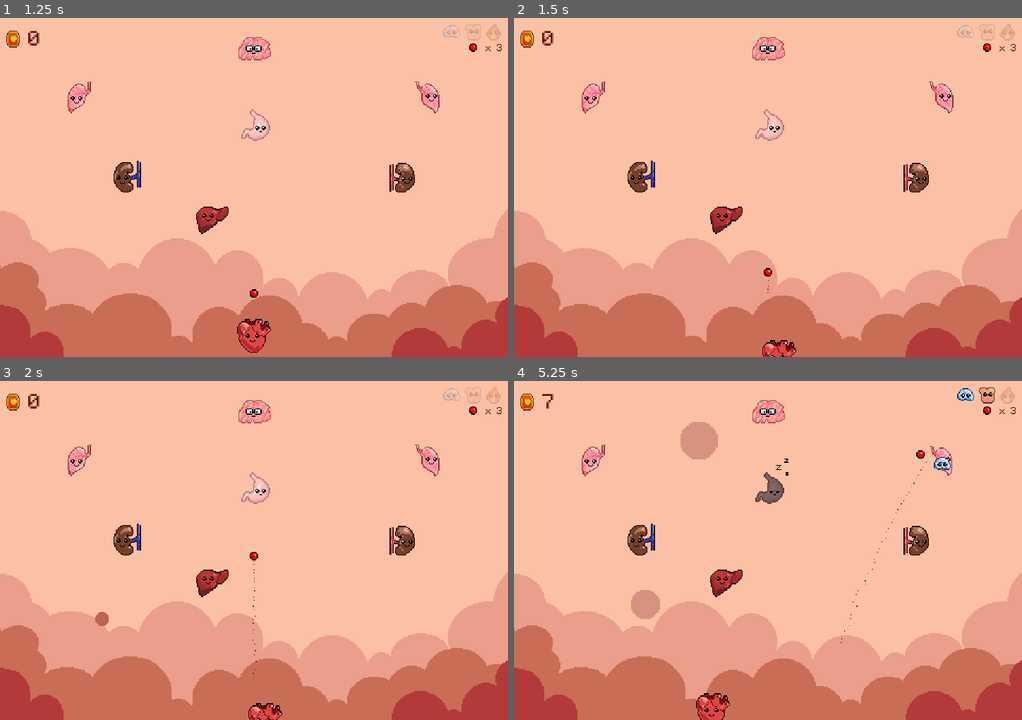
Above: before the commit, frames 1-4 (two rows, left to right).
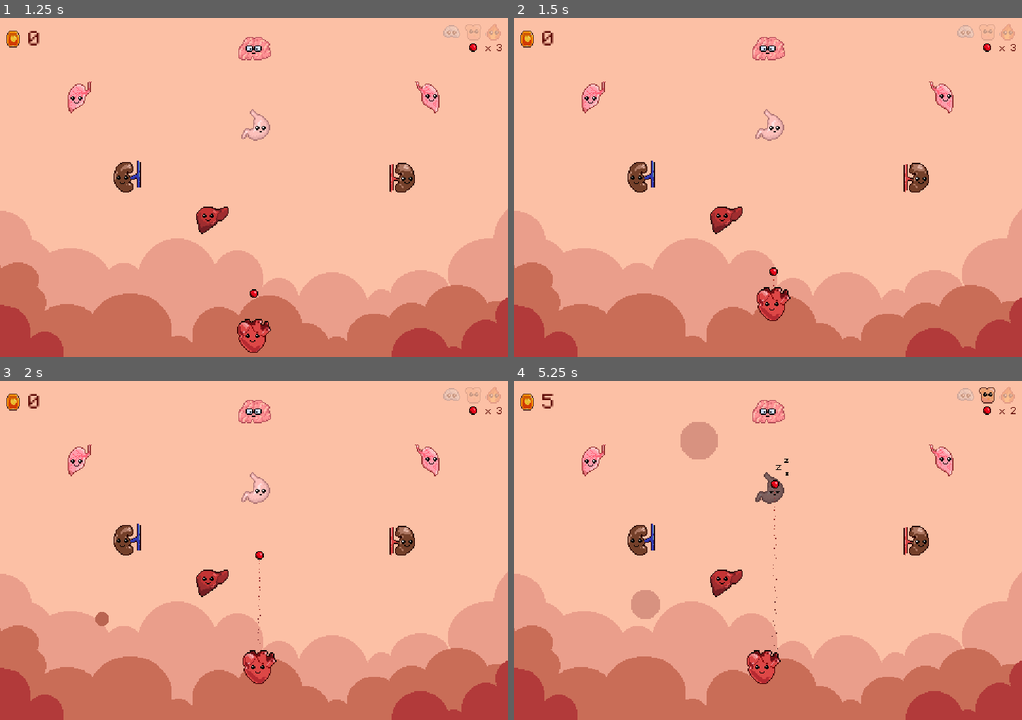
Above: after the commit, the same moments.

Repository: dmitriy-shmilo/arkabeat
Game: Godot game, scene res://screens/title/title.tscn
Same seed, same stepped clock (60 frames per second), same inputs: the game is played once before the commit and once after it. Sound files missing from this copy of the repository are replaced by a short silence.
Inputs (mouse positions are in pixels of both pictures, inside the frame that each line leads up to):
- Up to frame 1 (1.25 s): click "new game" at 0.5 s
- Up to frame 2 (1.5 s): tap Enter at 1.25 s; move the mouse to (798, 187) at 1.27 s; hold W (up, bound only after the commit) from 1.28 s (still down); click (798, 187) at 1.35 s
- Up to frame 3 (2 s): keep holding W (up, bound only after the commit)
- Up to frame 4 (5.25 s): keep holding W (up, bound only after the commit); move the mouse to (742, 550) at 2.02 s; click (742, 550) at 2.1 s; move the mouse to (778, 543) at 2.77 s; click (778, 543) at 2.85 s; move the mouse to (762, 557) at 3.52 s; click (762, 557) at 3.6 s; move the mouse to (803, 553) at 4.27 s; click (803, 553) at 4.35 s; move the mouse to (727, 547) at 5.02 s; click (727, 547) at 5.1 s

Frame 1 is identical in both runs. In frame 2, 0.8% of the frame differs, in the area x 47-56%, y 73-100%; in frame 3, 0.8%; in frame 4, 1.4%, in the area x 5-99%, y 2-100%.
Error in both runs: Trying to assign value of type 'AnimatedSprite' to a variable of type 'Sprite'. (res://bat/bat.gd:11)

Commit message:
Add WASD controls, launch projectile only on left click, change project icon

Diff:
--- a/src/project.godot
+++ b/src/project.godot
@@ -78,7 +78,33 @@
 "deadzone": 0.5,
 "events": [ Object(InputEventKey,"resource_local_to_scene":false,"resource_name":"","device":0,"alt":false,"shift":false,"control":false,"meta":false,"command":false,"pressed":false,"scancode":16777217,"unicode":0,"echo":false,"script":null)
 , Object(InputEventJoypadButton,"resource_local_to_scene":false,"resource_name":"","device":0,"button_index":11,"pressure":0.0,"pressed":false,"script":null)
+, Object(InputEventKey,"resource_local_to_scene":false,"resource_name":"","device":0,"alt":false,"shift":false,"control":false,"meta":false,"command":false,"pressed":false,"scancode":80,"unicode":0,"echo":false,"script":null)
+ ]
+}
+launch={
+"deadzone": 0.5,
+"events": [ Object(InputEventMouseButton,"resource_local_to_scene":false,"resource_name":"","device":0,"alt":false,"shift":false,"control":false,"meta":false,"command":false,"button_mask":0,"position":Vector2( 0, 0 ),"global_position":Vector2( 0, 0 ),"factor":1.0,"button_index":1,"pressed":false,"doubleclick":false,"script":null)
 , Object(InputEventKey,"resource_local_to_scene":false,"resource_name":"","device":0,"alt":false,"shift":false,"control":false,"meta":false,"command":false,"pressed":false,"scancode":32,"unicode":0,"echo":false,"script":null)
+ ]
+}
+left={
+"deadzone": 0.5,
+"events": [ Object(InputEventKey,"resource_local_to_scene":false,"resource_name":"","device":0,"alt":false,"shift":false,"control":false,"meta":false,"command":false,"pressed":false,"scancode":65,"unicode":0,"echo":false,"script":null)
+ ]
+}
+right={
+"deadzone": 0.5,
+"events": [ Object(InputEventKey,"resource_local_to_scene":false,"resource_name":"","device":0,"alt":false,"shift":false,"control":false,"meta":false,"command":false,"pressed":false,"scancode":68,"unicode":0,"echo":false,"script":null)
+ ]
+}
+up={
+"deadzone": 0.5,
+"events": [ Object(InputEventKey,"resource_local_to_scene":false,"resource_name":"","device":0,"alt":false,"shift":false,"control":false,"meta":false,"command":false,"pressed":false,"scancode":87,"unicode":0,"echo":false,"script":null)
+ ]
+}
+down={
+"deadzone": 0.5,
+"events": [ Object(InputEventKey,"resource_local_to_scene":false,"resource_name":"","device":0,"alt":false,"shift":false,"control":false,"meta":false,"command":false,"pressed":false,"scancode":83,"unicode":0,"echo":false,"script":null)
  ]
 }
 
--- a/src/screens/main/main.gd
+++ b/src/screens/main/main.gd
@@ -64,24 +64,47 @@
 
 
 func _unhandled_input(event: InputEvent):
-	if _state == GAME_STATE.LAUNCHING and event is InputEventMouseButton:
+	if _state == GAME_STATE.LAUNCHING and event.is_action("launch"):
 		_set_state(GAME_STATE.PLAYING)
-	elif event is InputEventMouseMotion:
+		return
+
+	var desired_position = _bat.position
+	if event is InputEventMouseMotion:
 		var position = (event as InputEventMouseMotion).position
 		if _mouse_captured:
 			position = _bat.position + event.relative
-
-		position.y = clamp(position.y, \
-			get_viewport_rect().size.y - BAT_Y_ALLOWANCE, \
-			get_viewport_rect().size.y)
-		position.x = clamp(position.x, \
-			0, get_viewport_rect().size.x)
-		_bat.desired_position = position
-
-		if _state == GAME_STATE.LAUNCHING:
-			_projectile.position.x = _bat.position.x
-			_projectile.position.y = _bat.position.y - PROJECTILE_OFFSET
-
+		desired_position = position
+
+	_move_bat(desired_position)
+
+
+func _process(delta):
+	var desired_position = _bat.position
+
+	if Input.is_action_pressed("left"):
+		desired_position.x -= 5
+	elif Input.is_action_pressed("right"):
+		desired_position.x += 5
+
+	if Input.is_action_pressed("down"):
+		desired_position.y += 5
+	elif Input.is_action_pressed("up"):
+		desired_position.y -= 5
+
+	_move_bat(desired_position)
+
+
+func _move_bat(desired_position: Vector2):
+	desired_position.y = clamp(desired_position.y, \
+		get_viewport_rect().size.y - BAT_Y_ALLOWANCE, \
+		get_viewport_rect().size.y)
+	desired_position.x = clamp(desired_position.x, \
+		0, get_viewport_rect().size.x)
+	_bat.desired_position = desired_position
+
+	if _state == GAME_STATE.LAUNCHING:
+		_projectile.position.x = _bat.position.x
+		_projectile.position.y = _bat.position.y - PROJECTILE_OFFSET
 
 func _set_state(new_state):
 	_state = new_state
Not shown, changed: src/export_presets.cfg
Binary file changed: src/icon.png
